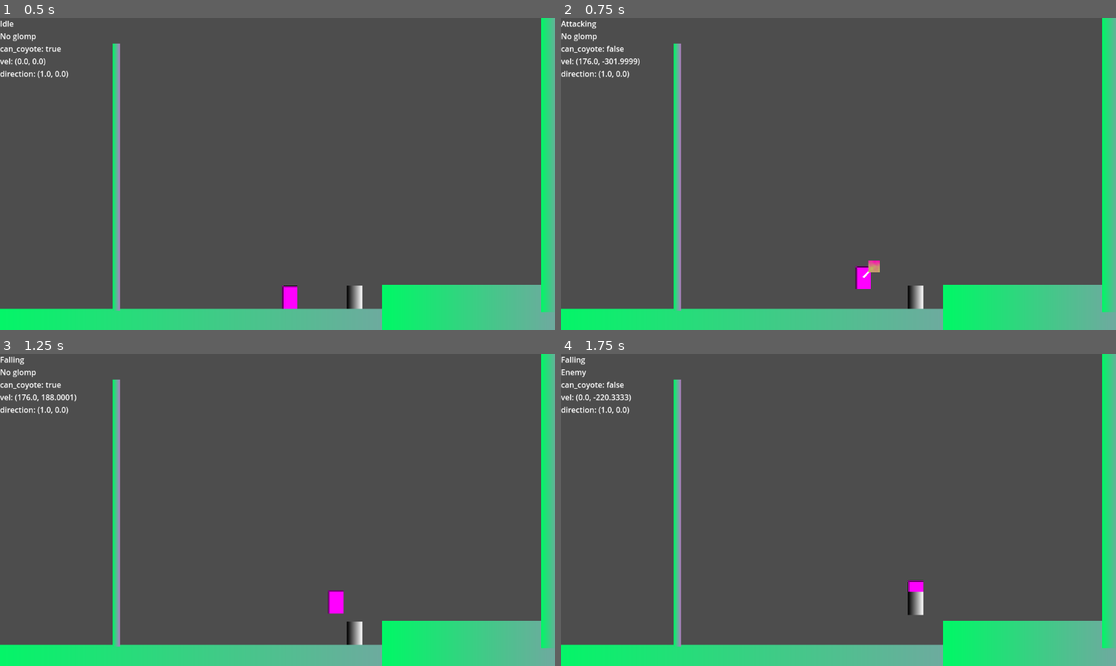
Above: before the commit, frames 1-4 (two rows, left to right).
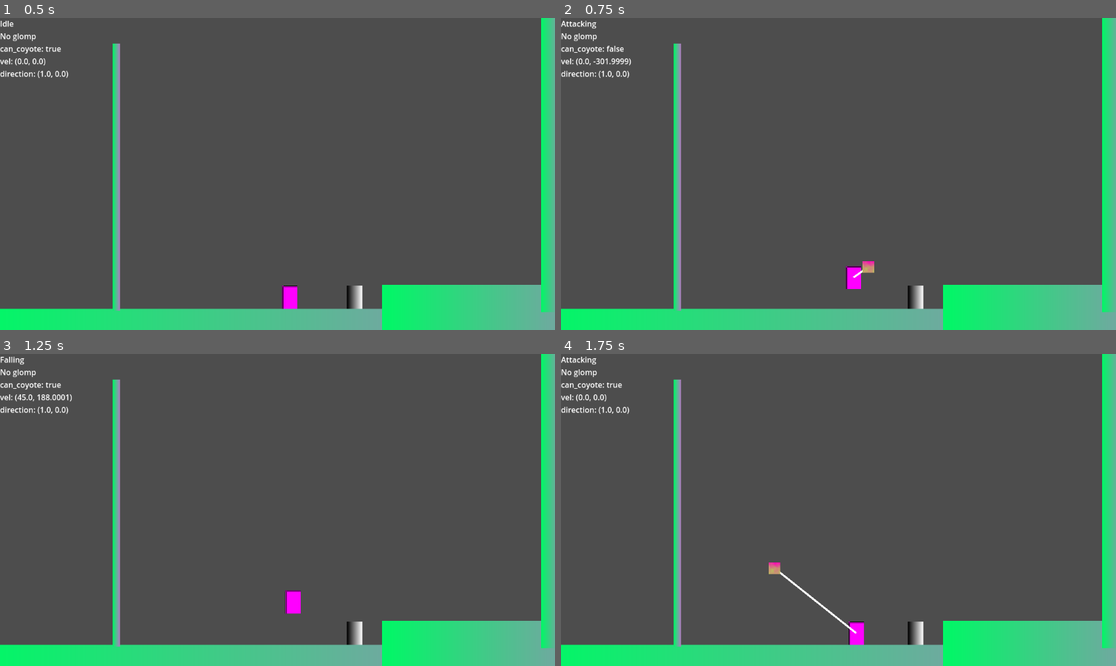
Above: after the commit, the same moments.

Repository: b3e3e3/ultimate-glomp
Game: Godot game, scene res://sandbox.tscn
Same seed, same stepped clock (60 frames per second), same inputs: the game is played once before the commit and once after it.
Inputs (mouse positions are in pixels of both pictures, inside the frame that each line leads up to):
- Up to frame 1 (0.5 s): no input
- Up to frame 2 (0.75 s): tap Enter at 0.5 s; move the mouse to (960, 158) at 0.52 s; hold D (move_right) from 0.53 s (still down); tap Space (jump) at 0.6 s; click (960, 158) at 0.67 s
- Up to frame 3 (1.25 s): keep holding D (move_right); tap Space (jump) at 0.77, 1.07 s
- Up to frame 4 (1.75 s): move the mouse to (727, 525) at 1.27 s; release D (move_right) at 1.28 s; hold S (move_down) from 1.28 s (still down); click (727, 525) at 1.35 s; tap Space (jump) at 1.52, 1.55 s

Frame 1 is identical in both runs. In frame 2, 0.5% of the frame differs, in the area x 3-58%, y 12-87%; in frame 3, 0.5%; in frame 4, 1.2%, in the area x 0-66%, y 0-94%.

Commit message:
fixed some platforming shit

Diff:
--- a/character/player/state/_player_state.gd
+++ b/character/player/state/_player_state.gd
@@ -71,7 +71,8 @@
 
 	return false
 
-func get_directional_acceleration(movement: float) -> float:
-	if sign(movement) != sign(character.velocity.x):
-		return character.get_decel_speed()
-	return character.get_accel_speed()
+func get_directional_acceleration(movement: float, accel: float = character.get_accel_speed(), decel: float = character.get_decel_speed()) -> float:
+	if character.velocity.length_squared() != 0 \
+	and (movement) != sign(character.velocity.x):
+		return decel
+	return accel
--- a/character/player/state/climbing.gd
+++ b/character/player/state/climbing.gd
@@ -29,8 +29,8 @@
 			&'jump_force': jump_off_force + Vector2(character.direction.x * (-character.get_speed() * 1.7), 0),
 			&'just_jumped': false,
 			&'just_climbed': true,
-			&'air_accel_speed': character.get_accel_speed(),
-			&'air_decel_speed': character.get_decel_speed(),
+			# &'air_accel_speed': character.get_accel_speed(),
+			&'air_decel_speed': 120.0,
 			&'jumps': 1,
 			# &'coyote_time': 0.7,
 		})
--- a/character/player/state/falling.gd
+++ b/character/player/state/falling.gd
@@ -26,7 +26,7 @@
 func on_enter(_previous_state: State, data := {}) -> void:
 	character.gravity_enabled = true
 	character.move_enabled = true
-	print('Just jumped? ', data.get(&'just_jumped', false))
+	# print('Just jumped? ', data.get(&'just_jumped', false))
 	can_coyote = not data.get(&'just_jumped') if data.has(&'just_jumped') else true
 	climb_hopping = data.get(&'just_climbed', false)
 
@@ -71,7 +71,9 @@
 		goto(throwing_state)
 	elif check_for_moving_horizontal():
 		# character.move(hor, _speed, _accel, _decel)
-		var accel := _accel if not climb_hopping else get_directional_acceleration(hor)
+		var accel := _accel if not climb_hopping else get_directional_acceleration(hor, _accel, _decel)
+		# print(accel)
+		# if hor != 0:
 		player.move(hor, character.get_speed(), accel, _decel)
 
 	super.on_physics_update(_delta)
--- a/player.tscn
+++ b/player.tscn
@@ -77,6 +77,7 @@
 
 [node name="Falling" type="Node" parent="StateMachine"]
 script = ExtResource("6_ivps1")
+air_decel_speed = 50.0
 
 [node name="Glomping" type="Node" parent="StateMachine"]
 script = ExtResource("7_urp6f")
--- a/sandbox.tscn
+++ b/sandbox.tscn
@@ -94,6 +94,7 @@
 
 [node name="Player" parent="." instance=ExtResource("1_cojph")]
 position = Vector2(601, 484)
+DECEL_SPEED = 50.0
 
 [node name="CanvasLayer" type="CanvasLayer" parent="Player"]
 
